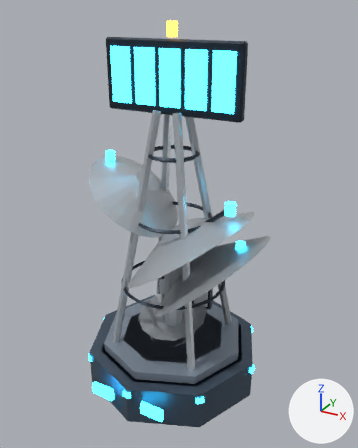
The glTF model Design/Art/facilities/sensor_array/sensor_array.glb, before and after one commit.
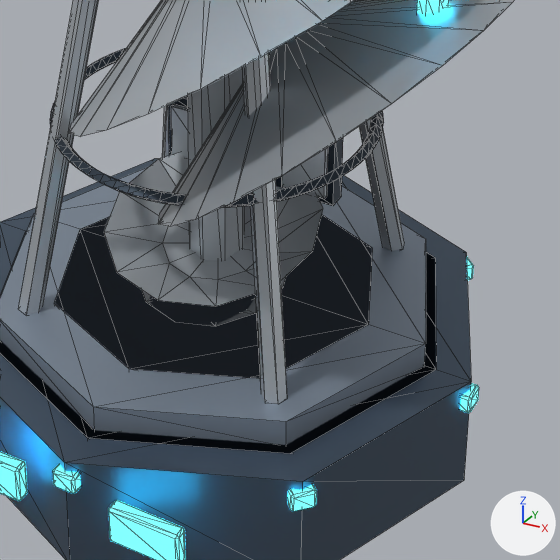
There are two pictures of each version: one whole from a 50 mm lens placed at (2.78, -4.9, 4.67), pointed at (0.08, 0.01, 2.22), one close up on the part from 30% to 78% of the width and 55% to 94% of the height. Lighting does not change. The marker at lower right points along +X, +Y and +Z. The first two pictures are the older version. The close-ups show mesh edges as thin lines. Where no turn or scale is listed for an object, it has been applied to the vertices. Vertices at exactly the same position are counted once.

Objects in the first close-up: 'Integrated reflector__Tell_sensor_array_T2', 'Operating_Tier_2__Facility_sensor_array_T2', 'Phased array backplane__Tell_sensor_array_T2', 'Phased array radiator -0.27__Tell_sensor_array_T2', 'Phased array radiator 0.27__Tell_sensor_array_T2', 'Sensor | collar.001__Facility_sensor_array_T2', 'Sensor | collar__Facility_sensor_array_T1', 'Sensor | dish.001__Facility_sensor_array_T2', 'Sensor | dish__Facility_sensor_array_T1', 'Sensor | lattice leg.002__Facility_sensor_array_T2', 'Sensor | lattice leg.003__Facility_sensor_array_T2', 'Sensor | lattice leg__Facility_sensor_array_T2', 'Sensor | lattice ring__Facility_sensor_array_T2', 'Sensor | mast__Facility_sensor_array_T1', 'Sensor | plinth.001__Facility_sensor_array_T2' and 10 more.
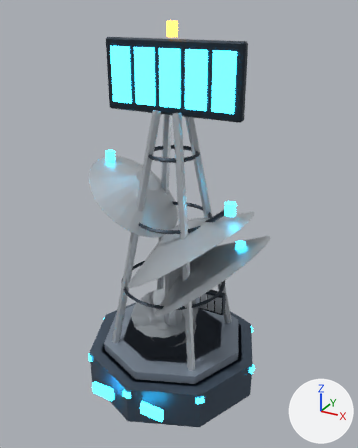
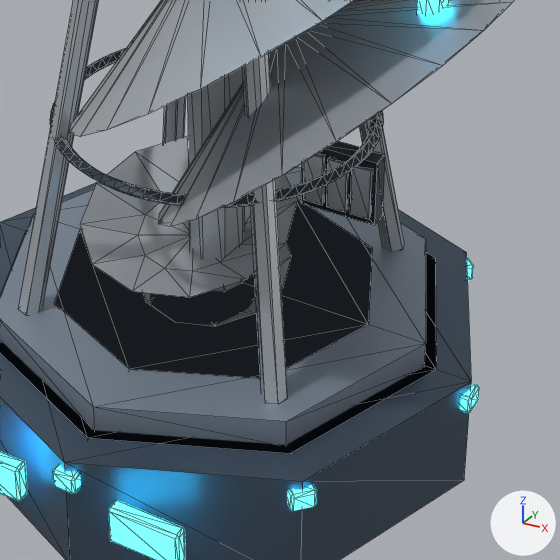
Where the change shows, as pixel boxes (x1, y1, x2, y2) in the close-ups (560 x 560 px):
'Integrated reflector__Tell_sensor_array_T2', moved
    before: (104, 153, 323, 306)
    after: (80, 136, 298, 297)
'Phased array backplane__Tell_sensor_array_T2', moved, rescaled (52% narrower, 23% shorter)
    before: (168, 96, 343, 206)
    after: (301, 141, 385, 225)
'Phased array radiator 0.27__Tell_sensor_array_T2', moved, rescaled
    before: (282, 147, 328, 199)
    after: (350, 165, 373, 219)
'Phased array radiator -0.27__Tell_sensor_array_T2', moved, rescaled
    before: (171, 104, 189, 159)
    after: (304, 154, 325, 205)
'Phased array radiator 0__Tell_sensor_array_T2', moved (not visible before)
    after: (327, 157, 348, 212)

The change, as a list of edits to the scene's bpy script:
```text
Change me_integrated_reflector_001:
    used by ob_integrated_reflector__tell_sensor_array_t2; location = (0.0, 0.0, 0.0)
    remove me_integrated_reflector_001.from_pydata(...)  # 25 vertices, 36 faces; spans x -0.46..0.46, y -0.48..0.411, z 0.747..1.019
    add me_integrated_reflector_001.from_pydata(...)  # 25 vertices, 36 faces; spans x -0.58..0.34, y -0.48..0.411, z 0.747..1.019
    me_integrated_reflector_001 part 1: the whole mesh is moved by (-0.12, 0.0, 0.0)
Change ob_phased_array_backplane__tell_sensor_array_t2:
    ob_phased_array_backplane__tell_sensor_array_t2.location: (0.0, 0.32, 1.08) -> (0.43, 0.3, 1.05)
    ob_phased_array_backplane__tell_sensor_array_t2.scale: (1.0, 1.0, 1.0) -> (0.425, 1.0, 0.938)
Change ob_phased_array_radiator__0_27__tell_sensor_array_t2:
    ob_phased_array_radiator__0_27__tell_sensor_array_t2.location: (-0.27, 0.265, 1.08) -> (0.322, 0.255, 1.05)
    ob_phased_array_radiator__0_27__tell_sensor_array_t2.scale: (1.0, 1.0, 1.0) -> (0.425, 1.0, 0.958)
Change ob_phased_array_radiator_0_27__tell_sensor_array_t2:
    ob_phased_array_radiator_0_27__tell_sensor_array_t2.location: (0.27, 0.265, 1.08) -> (0.538, 0.255, 1.05)
    ob_phased_array_radiator_0_27__tell_sensor_array_t2.scale: (1.0, 1.0, 1.0) -> (0.425, 1.0, 0.958)
Change ob_phased_array_radiator_0__tell_sensor_array_t2:
    ob_phased_array_radiator_0__tell_sensor_array_t2.location: (0.0, 0.265, 1.08) -> (0.43, 0.255, 1.05)
```
